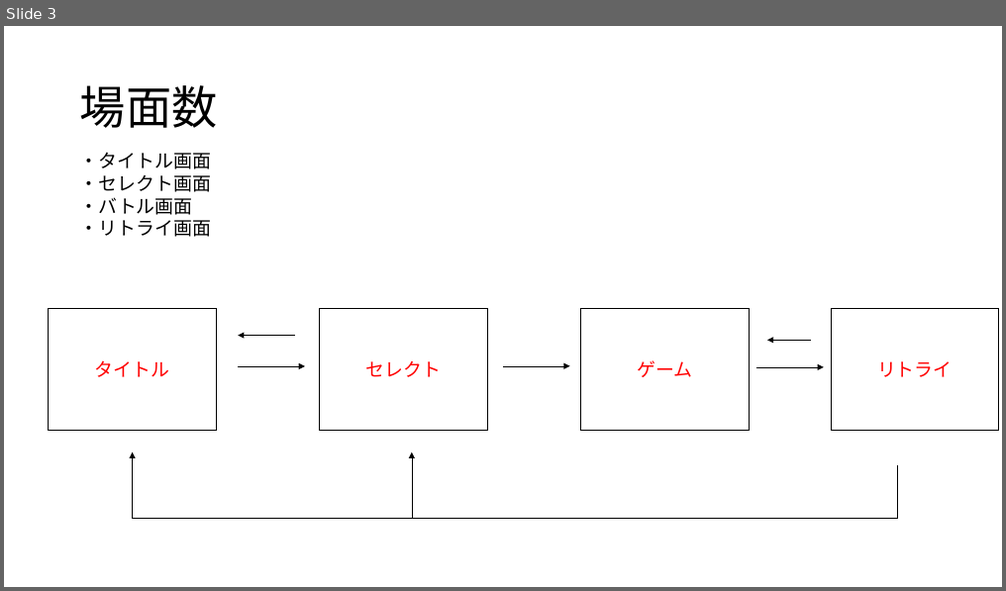
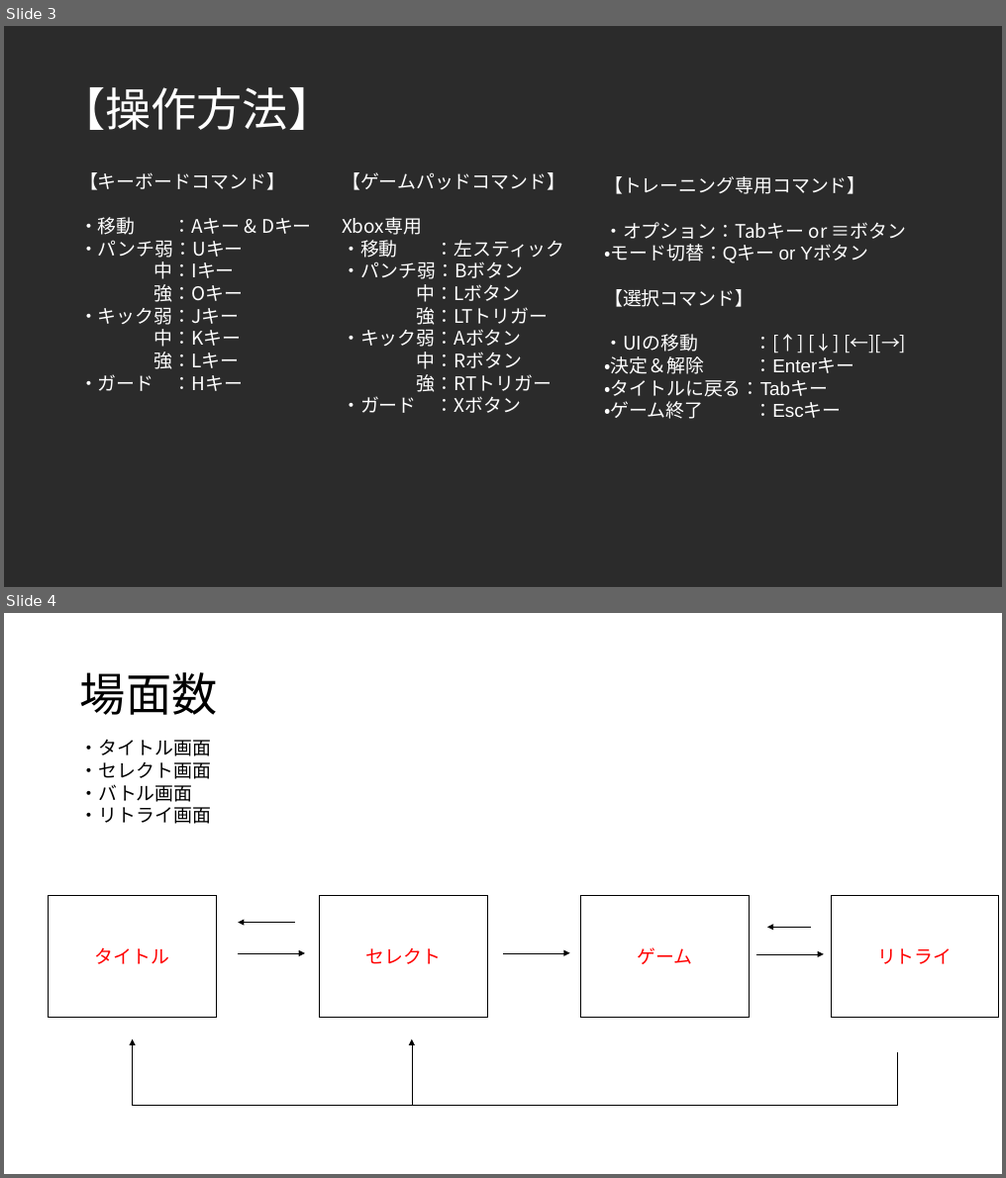
Before and after one commit to F0402Nishi/FightingGame, a slide deck: 仕様書.pptx. Shown one above the other, each under a label of ours: slide 3 before the commit, slides 3 and 4 after it. The pictures are 1006x591 and 1006x1178 pixels, drawn with LibreOffice and Linux fonts; fonts in the diff are those of the drawing; background and template pictures are left out; a plain dark background stands for a picture behind light text. Boxes give left, top, right and bottom in pixels: in the first picture for what was removed or moved away, otherwise in the second. Text is boxed around its words. In the diff, an @@ line names an element or a change of style, - is before the commit and + after.

```diff
--- a/仕様書.pptx
+++ b/仕様書.pptx
@@ slide 3 added at [4, 26, 1002, 587], background picture (left out) @@
@@ title added at [59, 87, 334, 130], 44 pt, text #FFFFFF @@
+【操作方法】
@@ text added at [79, 173, 312, 391], 18 pt, text #FFFFFF @@
+【キーボードコマンド】
+・移動 ：Aキー & Dキー
+・パンチ弱：Uキー
+中：Iキー
+強：Oキー
+・キック弱：Jキー
+中：Kキー
+強：Lキー
+・ガード ：Hキー
@@ text added at [342, 173, 565, 413], 18 pt, text #FFFFFF @@
+【ゲームパッドコマンド】
+Xbox専用
+・移動 ：左スティック
+・パンチ弱：Bボタン
+中：Lボタン
+強：LTトリガー
+・キック弱：Aボタン
+中：Rボタン
+強：RTトリガー
+・ガード ：Xボタン
@@ text added at [604, 176, 907, 264], 18 pt, text #FFFFFF @@
+【トレーニング専用コマンド】
+・オプション：Tabキー or ≡ボタン
+・モード切替：Qキー or Yボタン
@@ text added at [604, 289, 854, 419], 18 pt, text #FFFFFF @@
+【選択コマンド】
+・UIの移動 ：[↑] [↓] [←][→]
+・決定＆解除 ：Enterキー
+・タイトルに戻る：Tabキー
+・ゲーム終了 ：Escキー
@@ what was slide 3 is now slide 4 @@
```
Also in this commit, not shown: 2 other slides added, 2 slides removed.
